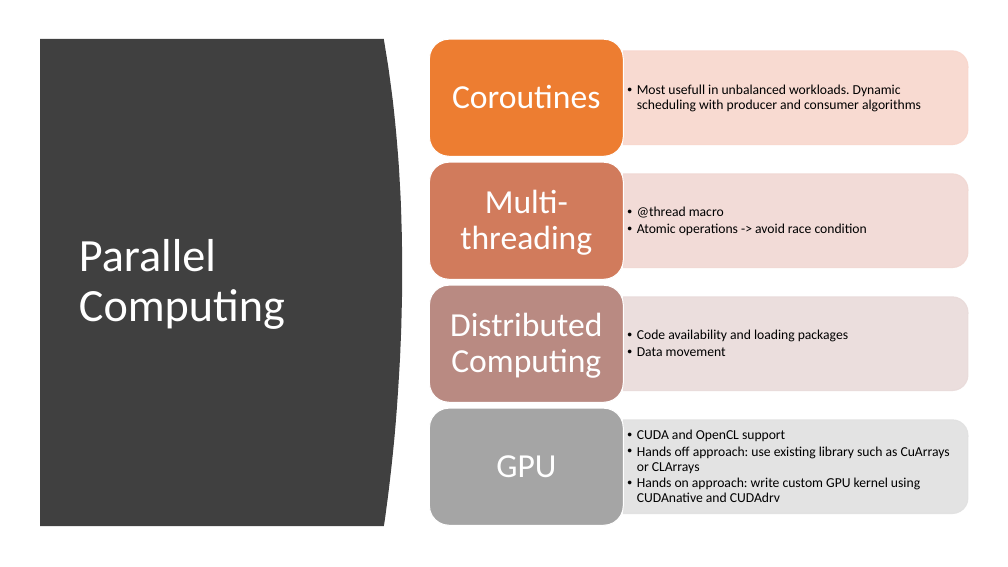
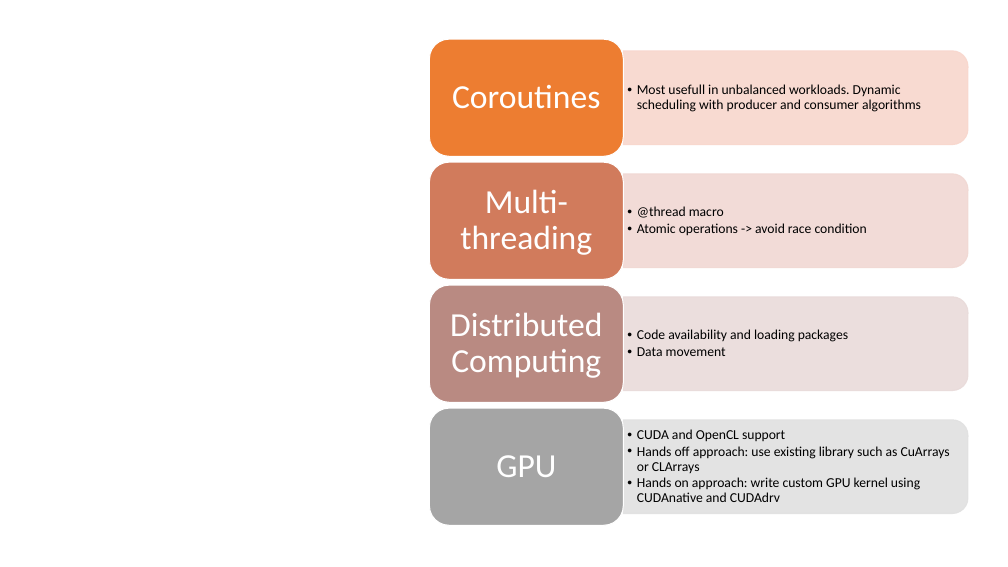
Before and after one commit to senresearch/julia-intro-docs, a slide deck: slide 9 of notebooks/xiaoqi-why-julia-fast.pptx (slide 8 before the commit). Drawn at 1008x567 pixels with LibreOffice and Linux fonts; fonts in the diff are those of the drawing. Boxes give left, top, right and bottom in pixels: in the first picture for what was removed or moved away, otherwise in the second. Text is boxed around its words. In the diff, an @@ line names an element or a change of style, - is before the commit and + after.

```diff
--- a/notebooks/xiaoqi-why-julia-fast.pptx
+++ b/notebooks/xiaoqi-why-julia-fast.pptx
@@ freeform shape removed at (40, 39, 402, 526) @@
@@ title removed at (79, 239, 285, 329) @@
-Parallel Computing
```
Also in this commit, not shown: 6 other slides changed, 1 slide added.
